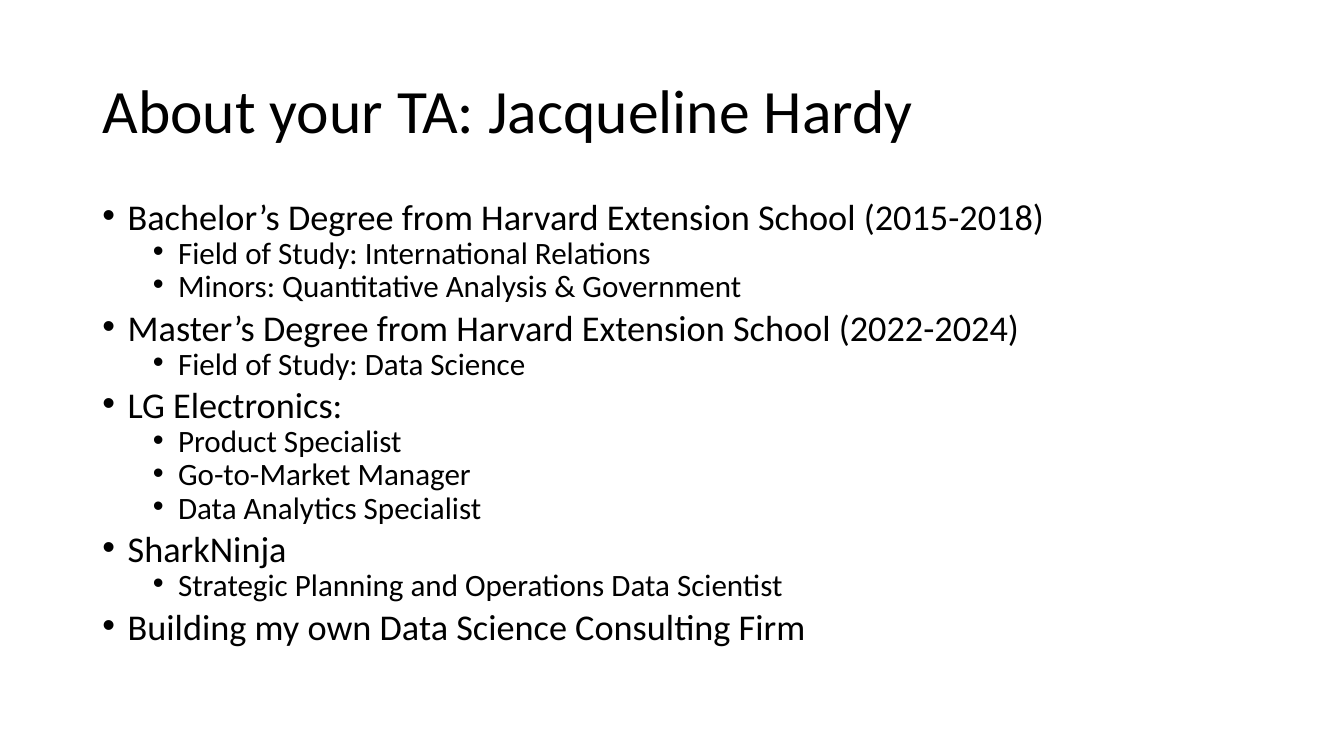
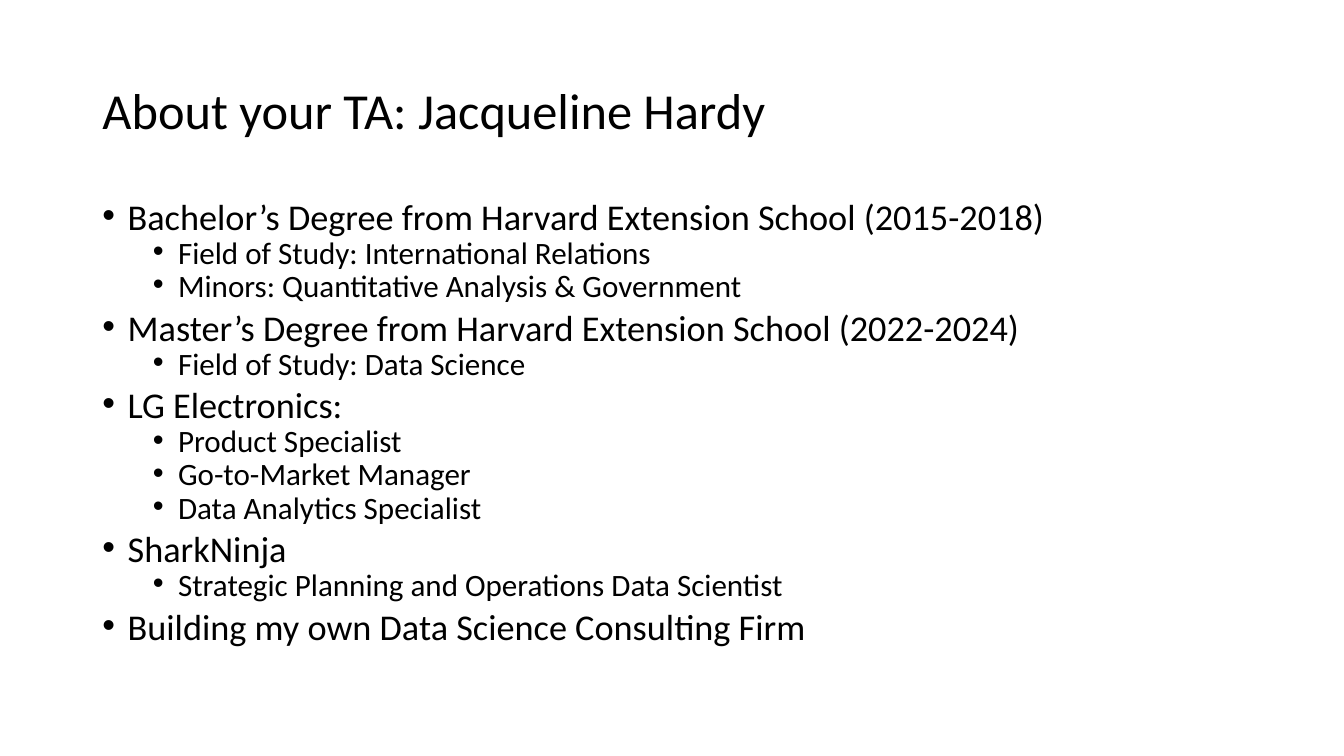
Before and after one commit to jonahneu/CSCI-E-108, a slide deck: slide 10 of slides/1_Introduction.pptx. Drawn at 1344x756 pixels with LibreOffice and Linux fonts; fonts in the diff are those of the drawing. Boxes give left, top, right and bottom in pixels: in the first picture for what was removed or moved away, otherwise in the second. Text is boxed around its words. In the diff, an @@ line names an element or a change of style, - is before the commit and + after.

```diff
--- a/slides/1_Introduction.pptx
+++ b/slides/1_Introduction.pptx
@@ title "About your TA: Jacqueline Hardy" at bbox=[102, 94, 765, 137]: size 44 to 36 pt @@
```
Also in this commit, not shown: 2 other slides changed, 2 slides added.
